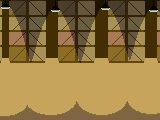
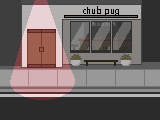
Layered file, before and after one edit (160×120). Changes by layer:
hid group "warehouse" (9 layers) over [0, 0, 160, 120]
showed group "outsidebar" (20 layers) over [0, 0, 160, 120]
added layer "chub pug" in group "outsidebar" over [83, 6, 119, 16]
added layer "exterior_noir" in group "outsidebar" over [0, 0, 160, 120]
added layer "exterior_intense" in group "outsidebar" over [0, 0, 160, 120]
added layer "exterior_whimsical" in group "outsidebar" over [0, 0, 160, 120]
added layer "Layer 78 copy" (19%) in group "outsidebar" over [0, 0, 160, 120]
added layer "Layer 77 copy" (soft light, 75%) in group "outsidebar" over [10, 0, 75, 100]
showed group "skyscraper" (14 layers), opacity 44% → 100% over [0, 0, 160, 120]
added layer "skyscraper_whimsical" in group "skyscraper" over [0, 0, 160, 120]
painted on "Layer 8 copy 2" over [0, 58, 160, 120]
added layer "Layer 75" (15%) in group "skyscraper" over [0, 0, 160, 120]
painted on "Layer 5" over [0, 0, 160, 120]
